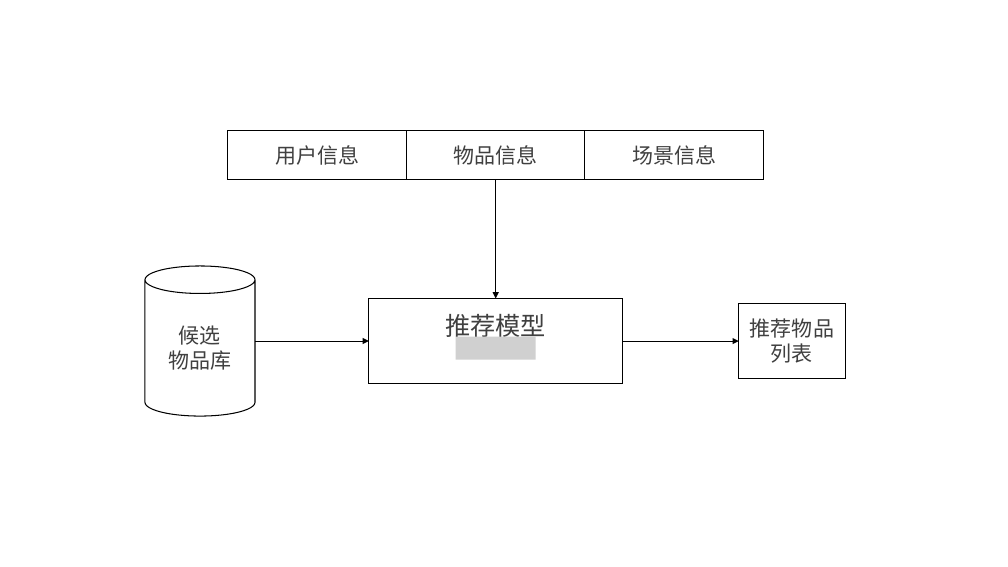
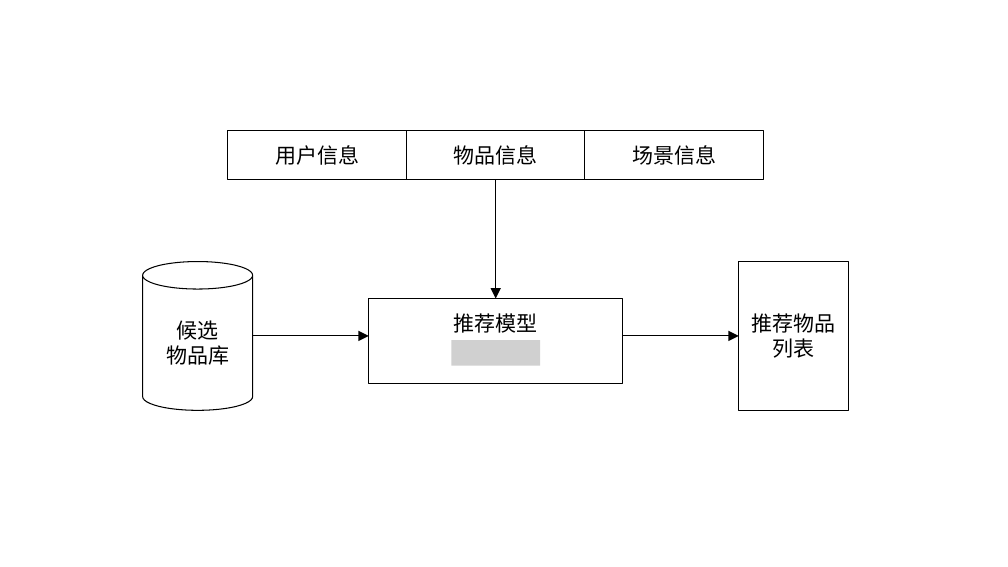
Before and after one commit to tecshuttle/interview, a slide deck: slide 1 of 4 算法/《深度学习推荐系统》.pptx. Drawn at 1008x567 pixels with LibreOffice and Linux fonts; fonts in the diff are those of the drawing; grey boxes stand for pictures. Boxes give left, top, right and bottom in pixels: in the first picture for what was removed or moved away, otherwise in the second. Text is boxed around its words. In the diff, an @@ line names an element or a change of style, - is before the commit and + after.

```diff
--- a/4 算法/《深度学习推荐系统》.pptx
+++ b/4 算法/《深度学习推荐系统》.pptx
@@ text colour #404040 to #000000; outline #000000 0.75 pt to #000000 1 pt in 3 elements at (228,130,406,179), (407,130,585,179), (585,130,764,179) @@
@@ arrow (496, 180) - (496, 299): stroke #000000 0.5 pt to #000000 1 pt @@
@@ cylinder "候选" at (143,262,253,411): text colour #404040 to #000000 @@
@@ rectangle "推荐物品": place and size @@
-rectangle "推荐物品" at (739,304,845,379)
+rectangle "推荐物品" at (739,262,849,411)
@@ rectangle "推荐物品" at (739,262,849,411): text colour #404040 to #000000; vertical alignment top to middle; outline #000000 0.75 pt to #000000 1 pt @@
@@ rectangle "推荐模型" at (369,299,623,384): size 24 to 20 pt, text colour #404040 to #000000; outline #000000 0.75 pt to #000000 1 pt @@
@@ 2 arrows, 1 cylinder: place and size @@
-2 arrows, 1 cylinder at (145,266,739,417)
+2 arrows, 1 cylinder at (143,262,739,411)
@@ arrow (253, 336) - (369, 336): stroke #000000 0.5 pt to #000000 1 pt @@
@@ picture: place and size @@
-picture at (456,337,536,359)
+picture at (451,340,540,366)
@@ arrow (623, 336) - (739, 336): stroke #000000 0.5 pt to #000000 1 pt @@
```
Also in this commit, not shown: 2 slides added, 1 other file.
